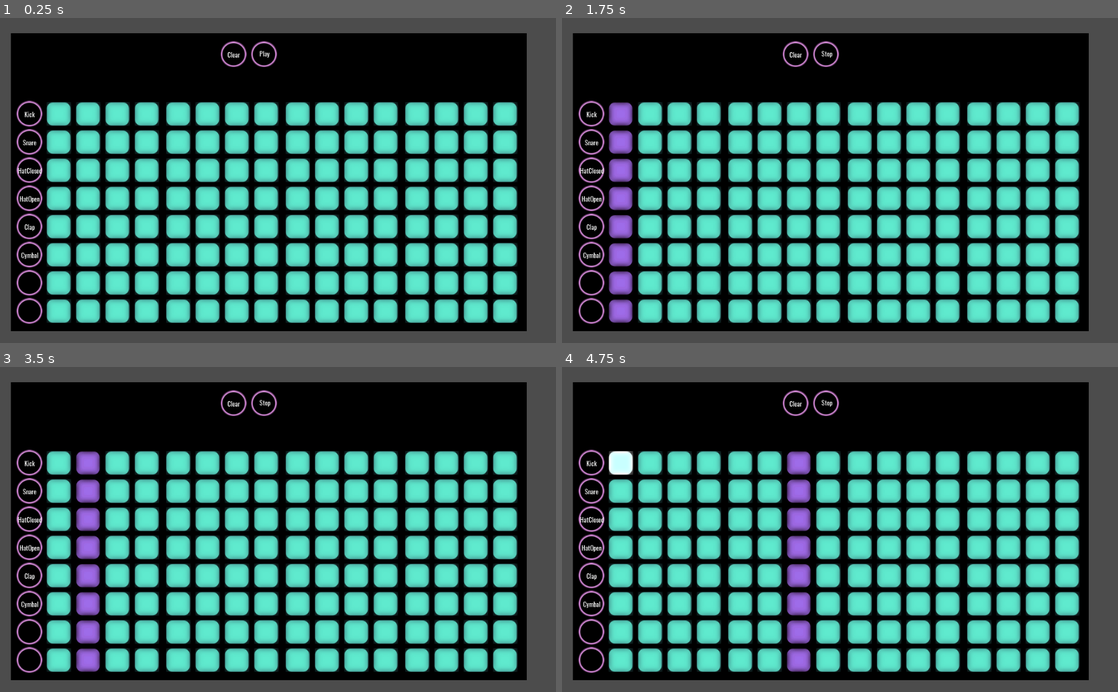
Above: before the commit, frames 1-4 (two rows, left to right).
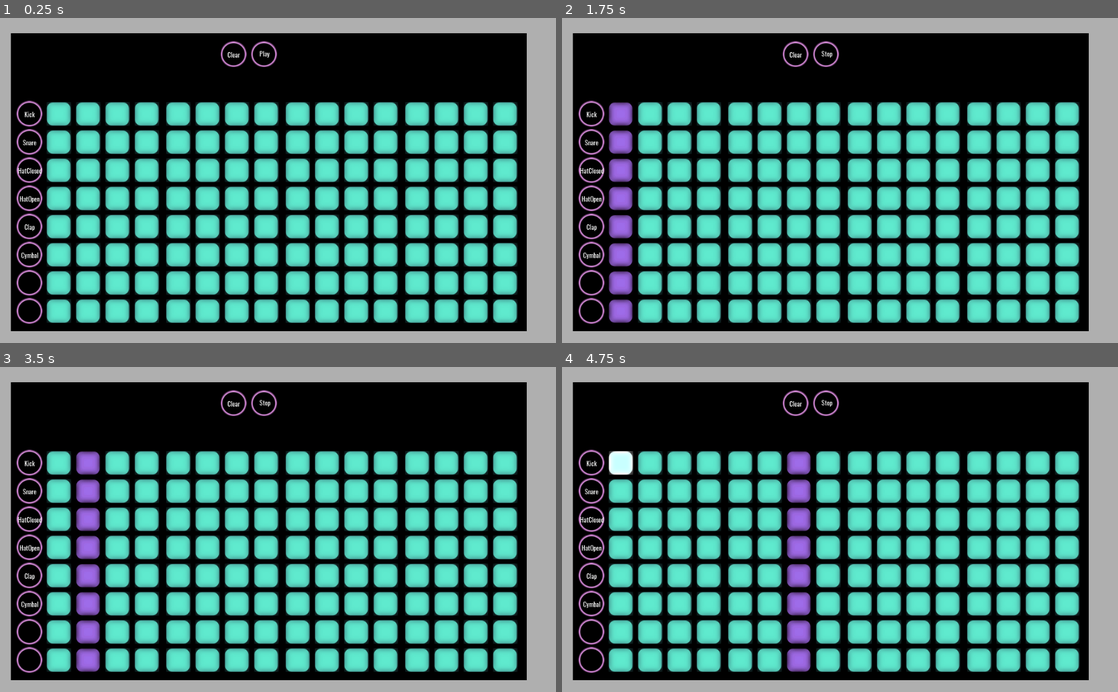
Above: after the commit, the same moments.

Repository: mdructor/beat_hacker
Game: Godot game, scene res://Assets/Scenes/Main.tscn
Same seed, same stepped clock (60 frames per second), same inputs: the game is played once before the commit and once after it.
Inputs (mouse positions are in pixels of both pictures, inside the frame that each line leads up to):
- Up to frame 1 (0.25 s): no input
- Up to frame 2 (1.75 s): click "Clear" at 0.5 s; click "Play" at 1.25 s
- Up to frame 3 (3.5 s): click "Stop" at 2 s; click "Play" at 2.75 s
- Up to frame 4 (4.75 s): click "Kick" at 3.5 s; click (623, 464) at 4.25 s

The runs differ from the first frame. In frame 1, 15% of the frame differs, in the area x 0-100%, y 0-100%; in frame 2, 15%; in frame 3, 15%; in frame 4, 15%.

Commit message:
Fixed clear function and replaced clap sound

Diff:
--- a/Assets/Scripts/Sequencer.gd
+++ b/Assets/Scripts/Sequencer.gd
@@ -87,5 +87,5 @@
 
 func _on_ClearButton_pressed():
 	for i in range(8):
-		for j in range(8):
+		for j in range(_ticks):
 			_sequenceButtons[i][j].check(false)
--- a/project.godot
+++ b/project.godot
@@ -24,4 +24,5 @@
 quality/driver/driver_name="GLES2"
 vram_compression/import_etc=true
 vram_compression/import_etc2=false
+environment/default_clear_color=Color( 0.686275, 0.686275, 0.686275, 1 )
 environment/default_environment="res://default_env.tres"
Binary file added: Assets/Images/background.jpg
Not shown, added: Assets/Images/background.jpg.import
Not shown, changed: Assets/Sounds/808/clap.wav
